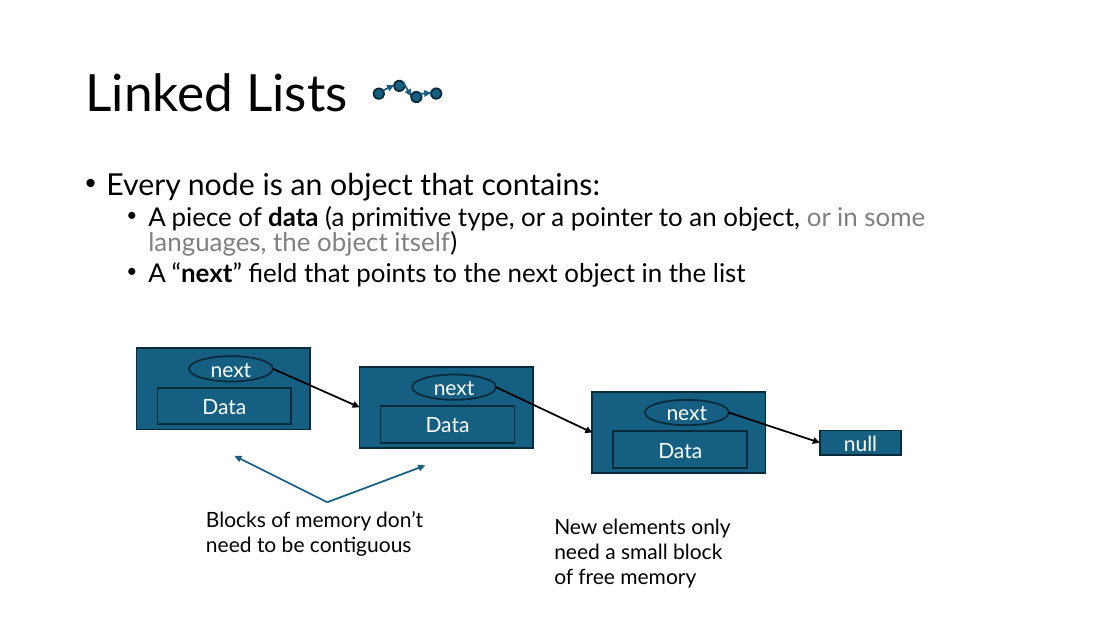
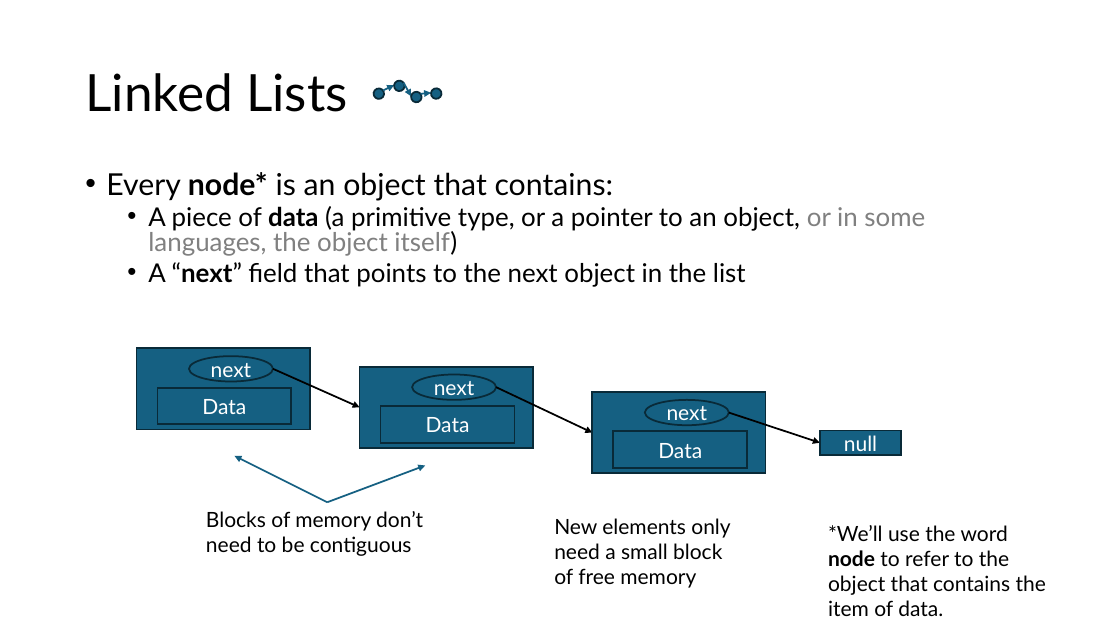
Before and after one commit to wai-t/CompSci, a slide deck: slide 8 of ComputerScience/Data_structures/Data Structures.pptx. Drawn at 1120x630 pixels with LibreOffice and Linux fonts; fonts in the diff are those of the drawing. Boxes give left, top, right and bottom in pixels: in the first picture for what was removed or moved away, otherwise in the second. Text is boxed around its words. In the diff, an @@ line names an element or a change of style, - is before the commit and + after.

```diff
--- a/ComputerScience/Data_structures/Data Structures.pptx
+++ b/ComputerScience/Data_structures/Data Structures.pptx
@@ text at (106, 172, 614, 200): text changed @@
-• Every node is an object that contains:
+• Every node* is an object that contains:
@@ text added at (828, 525, 1046, 616), 18 pt, text #000000 @@
+*We’ll use the word node to refer to the object that contains the item of data.
```
Also in this commit, not shown: 12 other slides changed.
